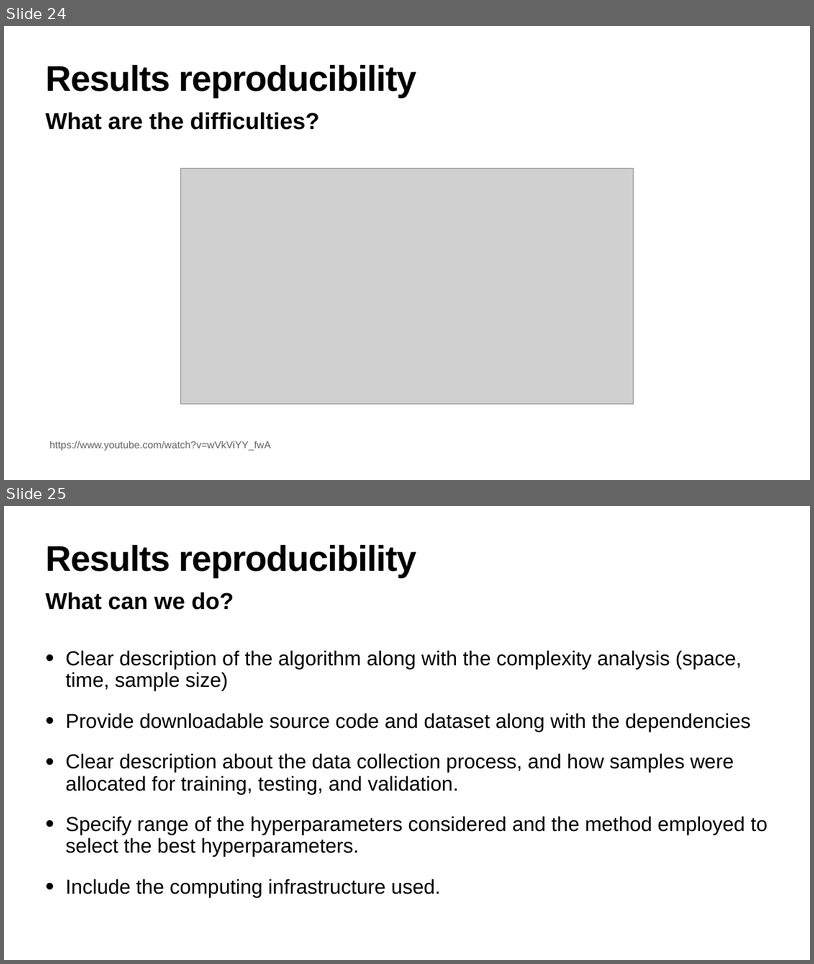
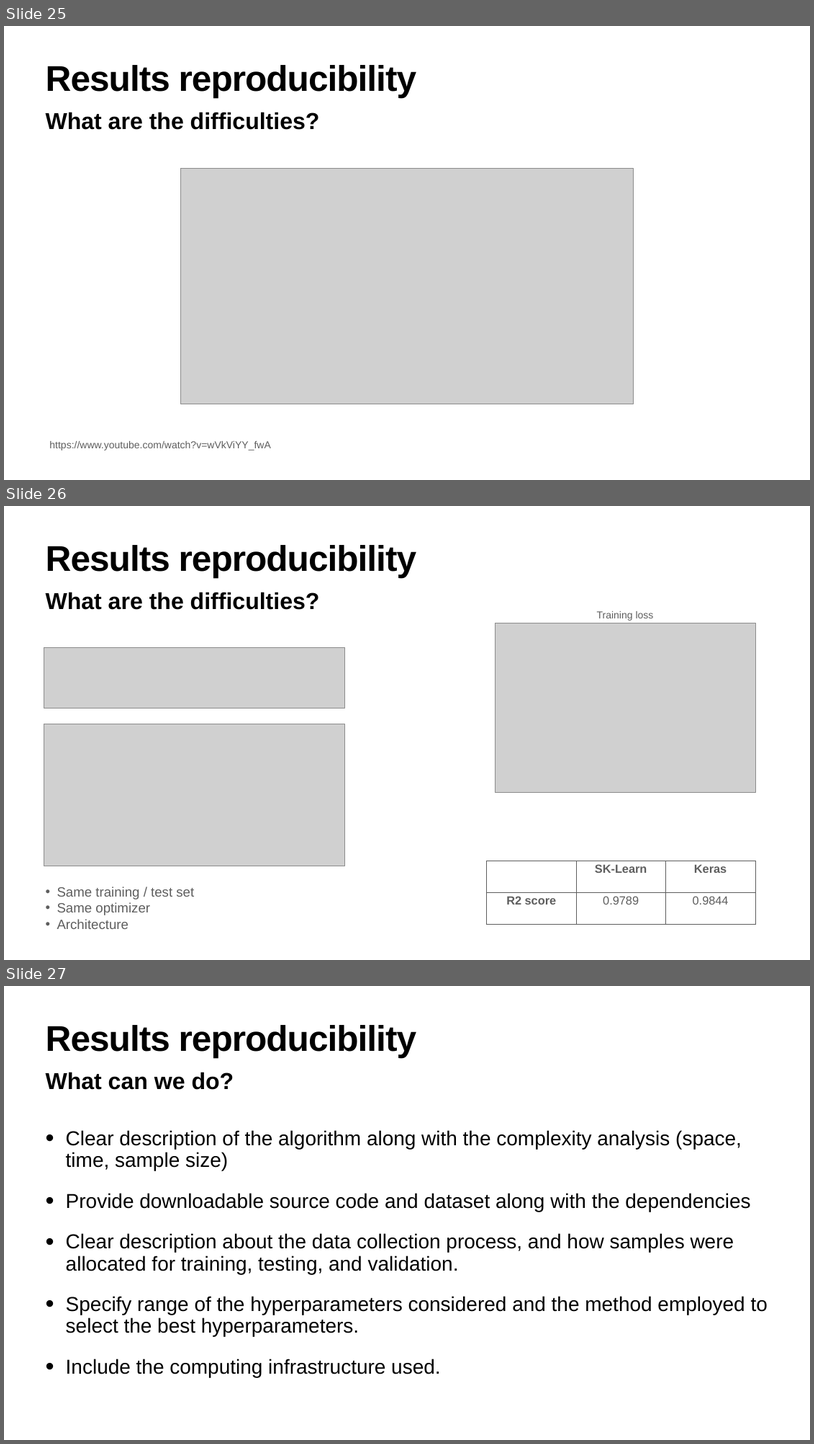
Before and after one commit to hanveiga/amld-2021-repML, a slide deck: slides/03_Reproducible_Scientific_ML.pptx. Shown one above the other, each under a label of ours: slides 24 and 25 before the commit, slides 25, 26 and 27 after it. The pictures are 814x964 and 814x1444 pixels, drawn with LibreOffice and Linux fonts; fonts in the diff are those of the drawing; grey boxes stand for pictures. Boxes give left, top, right and bottom in pixels: in the first picture for what was removed or moved away, otherwise in the second. Text is boxed around its words. In the diff, an @@ line names an element or a change of style, - is before the commit and + after.

```diff
--- a/slides/03_Reproducible_Scientific_ML.pptx
+++ b/slides/03_Reproducible_Scientific_ML.pptx
@@ slide 26 added at [4,506,810,960], background #FFFFFF @@
@@ title added at [46,545,417,577], 85 pt, text #000000, bold @@
+Results reproducibility
@@ text added at [46,592,320,610], 55 pt, text #000000, bold @@
+What are the difficulties?
@@ text added at [597,611,654,620], 24 pt, text #5E5E5E @@
+Training loss
@@ picture added at [495,623,756,792] @@
@@ picture added at [44,647,345,708] @@
@@ picture added at [44,723,345,865] @@
@@ table added at [486,861,755,924], 2 rows, 3 columns @@
+ | SK-Learn | Keras
+R2 score | 0.9789 | 0.9844
@@ text added at [57,886,194,929], 32 pt, text #5E5E5E @@
+• Same training / test set
+• Same optimizer
+• Architecture
@@ what was slide 24 is now slide 25 @@
@@ what was slide 25 is now slide 27 @@
```
Also in this commit, not shown: 5 slides changed, 4 other slides added.
